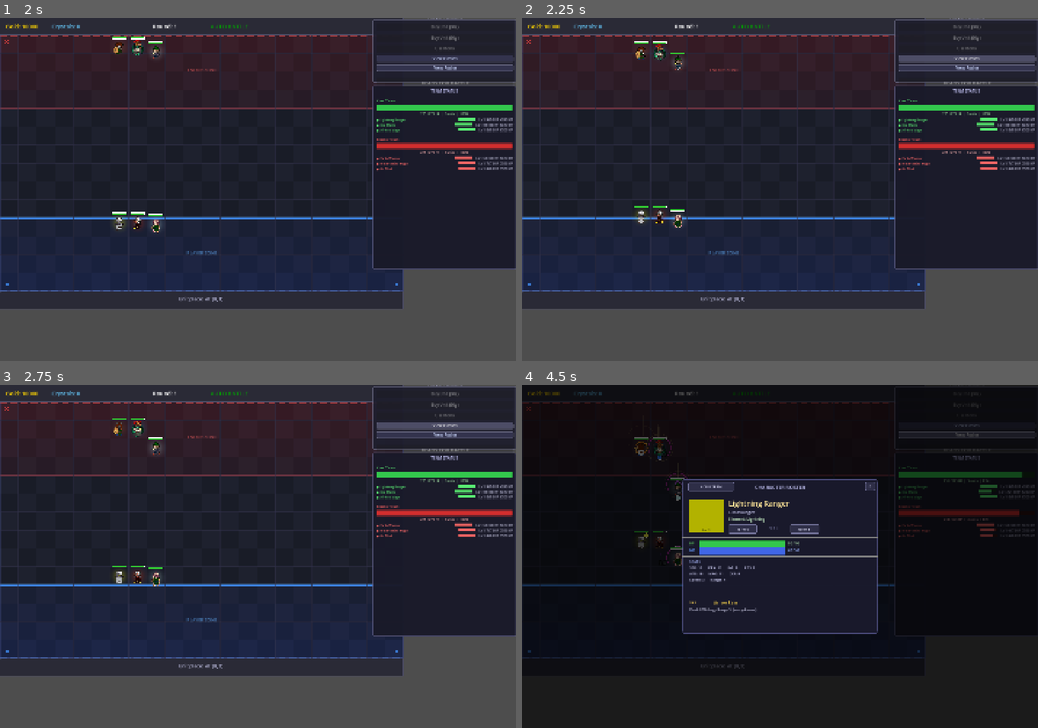
Above: before the commit, frames 1-4 (two rows, left to right).
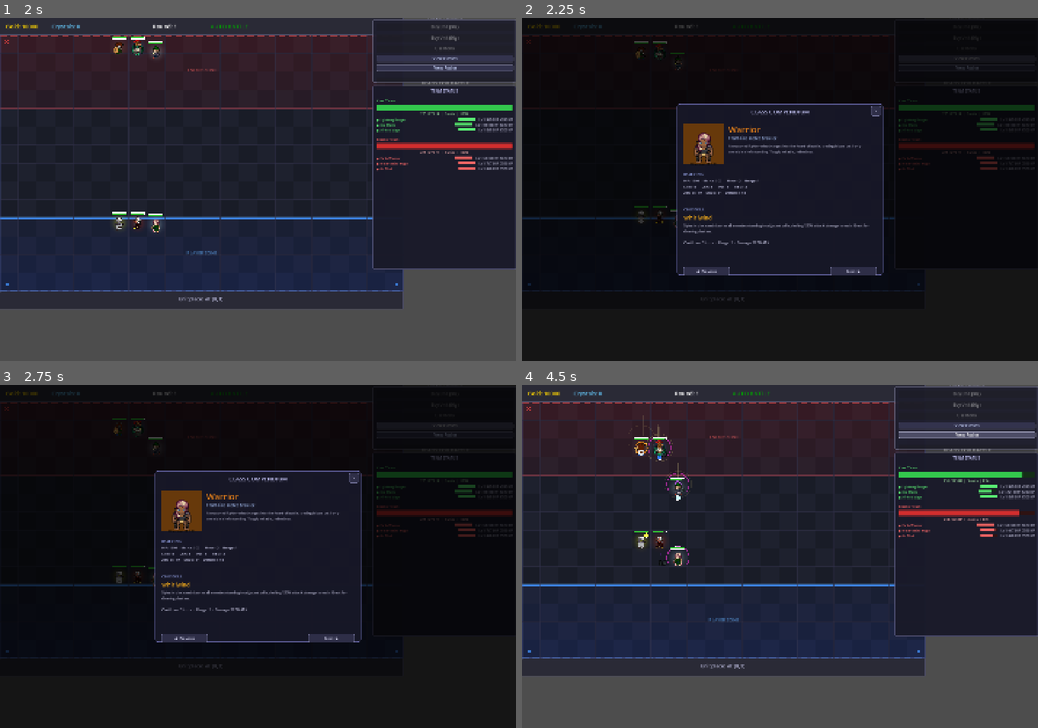
Above: after the commit, the same moments.

Repository: iceie2/autobattler-rpg
Game: Godot game, scene res://scenes/main_menu.tscn
The game is run twice, just before and just after one commit, with the same random seed, the same clock (stepped at 60 frames per second) and the same inputs.
Inputs (mouse positions are in pixels of both pictures, inside the frame that each line leads up to):
- Up to frame 1 (2 s): click "START GAME" at 0.5 s; click "READY FOR BATTLE" at 1.25 s
- Up to frame 2 (2.25 s): click "View Classes" at 2 s
- Up to frame 3 (2.75 s): no input
- Up to frame 4 (4.5 s): click (852, 638) at 2.75 s, where only the run after the commit has a clickable "Next ▶"; click (852, 638) at 3.5 s, where only the run after the commit has a clickable "Next ▶"; click "View Roster" at 4.25 s

Frame 1 is identical in both runs. In frame 2, 84% of the frame differs, in the area x 0-100%, y 0-100%; in frame 3, 84%; in frame 4, 87%.
Error before the commit: Parse Error: Cannot infer the type of "folder" variable because the value doesn't have a set type. (res://scripts/class_browser.gd:258)

Commit message:
Fix Variant inference on CLASS_SPRITE_FOLDERS index
Co-Authored-By: Claude Sonnet 4.6 <noreply@anthropic.com>

Diff:
--- a/scripts/class_browser.gd
+++ b/scripts/class_browser.gd
@@ -255,7 +255,7 @@
 
 	# Load the idle-south standing frame from the LPC sprite sheet
 	_portrait_bg.color = c["color"].darkened(0.55)
-	var folder := CLASS_SPRITE_FOLDERS[_idx]
+	var folder: String = CLASS_SPRITE_FOLDERS[_idx]
 	var sheet_path := "res://assets/sprites/generated/%s/0/single.png" % folder
 	var sheet := load(sheet_path) as Texture2D
 	if sheet:
